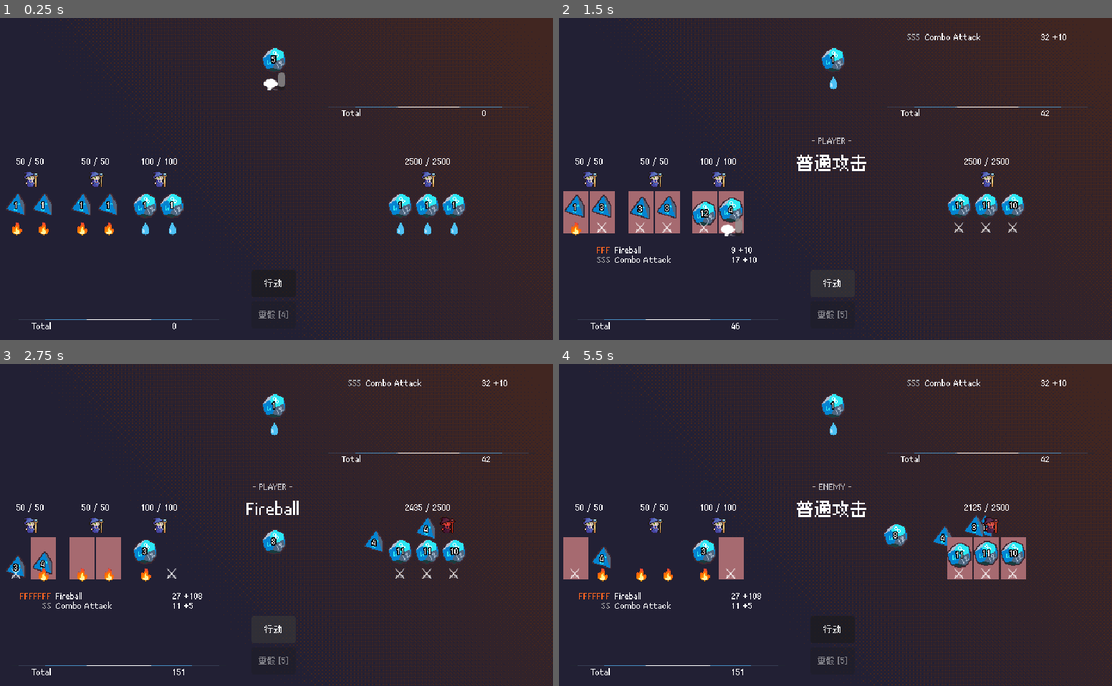
Above: before the commit, frames 1-4 (two rows, left to right).
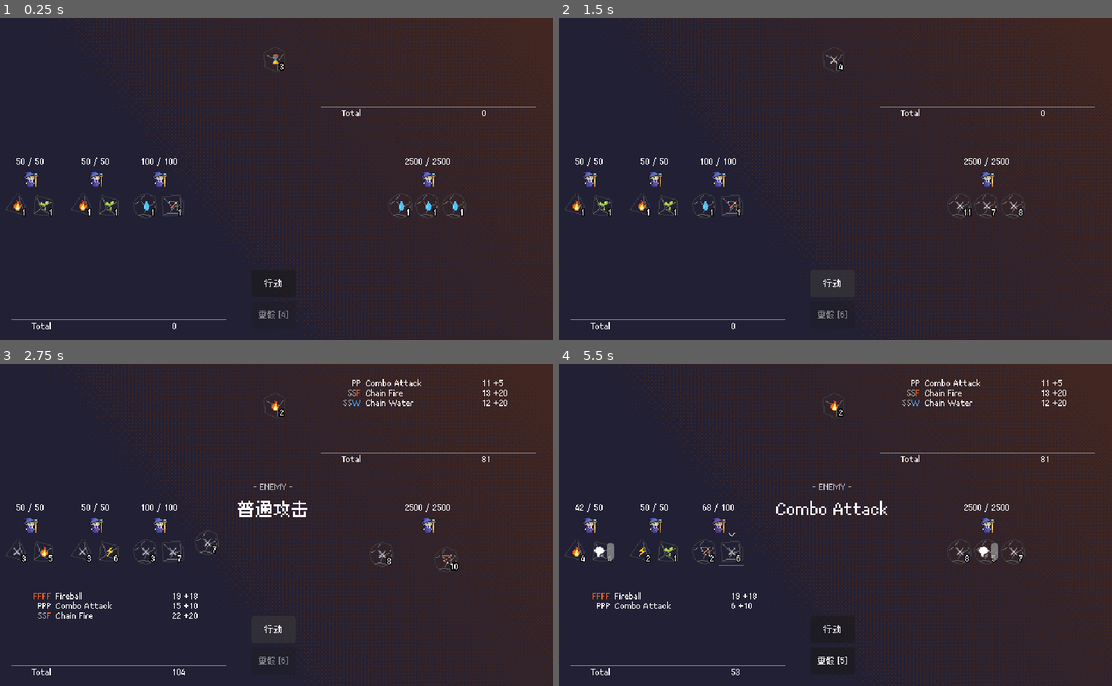
Above: after the commit, the same moments.

Repository: betairylia/DiceQuestPro
Game: Godot game, scene res://Prototyping/Prototype.tscn
Same seed, same stepped clock (60 frames per second), same inputs: the game is played once before the commit and once after it. The engine's default icon, where the game draws it, is replaced by a stand-in: a white triangle on a blue panel in a dark square.
Inputs (mouse positions are in pixels of both pictures, inside the frame that each line leads up to):
- Up to frame 1 (0.25 s): no input
- Up to frame 2 (1.5 s): click "行动" at 0.5 s; click "行动" at 1.25 s
- Up to frame 3 (2.75 s): click "行动" at 2 s
- Up to frame 4 (5.5 s): move the mouse to (719, 505) at 2.77 s; click (719, 505) at 2.92 s; move the mouse to (702, 557) at 3.52 s; click (702, 557) at 3.67 s; click (829, 660) at 4.25 s, where only the run after the commit has a clickable "重骰 [6]"; move the mouse to (730, 557) at 5.02 s; click (730, 557) at 5.17 s

The runs differ from the first frame. In frame 1, 2.7% of the frame differs, in the area x 1-97%, y 8-94%; in frame 2, 5.4%; in frame 3, 5.3%; in frame 4, 5.7%, in the area x 0-97%, y 4-97%.

Commit message:
Checkpoint before DiceData digits-to-methods refactor

Diff:
--- a/DataSheets/spells-Spells.csv
+++ b/DataSheets/spells-Spells.csv
@@ -1,10 +1,27 @@
 ,Pattern,DisplayName,Power,Logic,Anim
 ,,,,,
 ,,,,,
-Swords,⚔️⚔️,Combo Attack,5,front_single,
-Swords,⚔️⚔️⚔️,Combo Attack,10,front_single,
-Swords,⚔️⚔️⚔️⚔️,Combo Attack,15,front_single,
-Swords,⚔️⚔️⚔️⚔️⚔️,Combo Attack,20,front_single,
+Swords,⚪⚪,Combo Attack,5,front_single,
+Swords,⚪⚪⚪,Combo Attack,10,front_single,
+Swords,⚪⚪⚪⚪,Combo Attack,15,front_single,
+Swords,⚪⚪⚪⚪⚪,Combo Attack,20,front_single,
+,,,,,
+Bows,🏹🏹🏹,Rain of arrows,15,aoe_copy,
+,,,,,
+,,,,,
+,,,,,
+,,,,,
+,,,,,
+,,,,,
+,,,,,
+,,,,,
+,,,,,
+,,,,,
+,,,,,
+,,,,,
+,,,,,
+,,,,,
+Revive,👼👼,Revive,,caster_revive,
 ,,,,,
 ,FIRES,10,1.8,,
 Fires,🔥🔥🔥,Fireball,10,front_single,
@@ -20,9 +37,28 @@
 Waters,💧💧💧💧💧💧,Waterfall,18,aoe_copy,
 Waters,💧💧💧💧💧💧💧,Waterfall,27,aoe_copy,
 ,,,,,
+,THUNDERS,7,2.2,,
+Thunders,⚡⚡⚡,Thunder,7,front_single,
+Thunders,⚡⚡⚡⚡,Thunder,16,front_single,
+Thunders,⚡⚡⚡⚡⚡,Thunder,36,front_single,
+Thunders,⚡⚡⚡⚡⚡⚡,Thunder,80,front_single,
+Thunders,⚡⚡⚡⚡⚡⚡⚡,Thunder,176,front_single,
+,,,,,
+,NATURES,,,,
 ,,,,,
 ,,,,,
 ,,,,,
 ,,,,,
 ,,,,,
-Revive,👼👼,Revive,,caster_revive,
+,,,,,
+,WINDS,,,,
+,,,,,
+,,,,,
+,,,,,
+,,,,,
+,,,,,
+,,,,,
+,Physics Chain,,,,
+ChainFire,⚔️⚔️🔥,Chain Fire,20,front_single,
+ChainWater,⚔️⚔️💧,Chain Water,20,front_single,
+ChainWind,⚪⚪🌪,Chain Wind,20,front_single,
--- a/DataSheets/spells-Symbols.csv
+++ b/DataSheets/spells-Symbols.csv
@@ -1,8 +1,11 @@
 Symbol,Meaning
 ⚔️,S
+🏹,B
 🔥,F
 💧,W
 ⚡,T
 🌪,A
 🌱,N
 👼,R
+,
+⚪,P
--- a/Prototyping/Data/Fighter.tres
+++ b/Prototyping/Data/Fighter.tres
@@ -5,9 +5,16 @@
 [ext_resource type="Script" uid="uid://crdy3x714y4kr" path="res://Source/Core/Structs/mob_data.gd" id="2_b0ned"]
 [ext_resource type="Resource" uid="uid://c87emhw172smo" path="res://Prototyping/Data/ReviveD8.tres" id="3_75faw"]
 
+[sub_resource type="Resource" id="Resource_75faw"]
+script = ExtResource("1_vf382")
+type = 3
+digits = Array[int]([1, 2, 3, 4, 5, 6, 7, 8, 9, 10])
+elements = Array[int]([1, 0, 3, 1, 5, 0, 0, 1, 0, 0])
+metadata/_custom_type_script = "uid://dl5xgr47sh7i"
+
 [resource]
 script = ExtResource("2_b0ned")
 max_health = 100
-alive_dice = Array[ExtResource("1_vf382")]([ExtResource("2_75faw"), ExtResource("2_75faw")])
+alive_dice = Array[ExtResource("1_vf382")]([ExtResource("2_75faw"), SubResource("Resource_75faw")])
 dead_dice = Array[ExtResource("1_vf382")]([ExtResource("3_75faw")])
 metadata/_custom_type_script = "uid://crdy3x714y4kr"
--- a/Prototyping/Data/FighterD12.tres
+++ b/Prototyping/Data/FighterD12.tres
@@ -6,5 +6,5 @@
 script = ExtResource("1_jfumh")
 type = 4
 digits = Array[int]([1, 2, 3, 4, 5, 6, 7, 8, 9, 10, 11, 12])
-elements = Array[int]([2, 4, 1, 4, 4, 0, 0, 0, 5, 0, 0, 0])
+elements = Array[int]([3, 1, 0, 1, 5, 1, 0, 0, 5, 1, 0, 0])
 metadata/_custom_type_script = "uid://dl5xgr47sh7i"
--- a/Prototyping/Data/FireD4.tres
+++ b/Prototyping/Data/FireD4.tres
@@ -5,5 +5,5 @@
 [resource]
 script = ExtResource("1_0on2m")
 digits = Array[int]([1, 2, 3, 4])
-elements = Array[int]([1, 3, 0, 1])
+elements = Array[int]([2, 4, 0, 2])
 metadata/_custom_type_script = "uid://dl5xgr47sh7i"
--- a/Prototyping/Data/FireMage.tres
+++ b/Prototyping/Data/FireMage.tres
@@ -5,9 +5,16 @@
 [ext_resource type="Resource" uid="uid://c87emhw172smo" path="res://Prototyping/Data/ReviveD8.tres" id="3_02882"]
 [ext_resource type="Script" uid="uid://crdy3x714y4kr" path="res://Source/Core/Structs/mob_data.gd" id="3_g7cep"]
 
+[sub_resource type="Resource" id="Resource_02882"]
+script = ExtResource("1_dys4l")
+type = 2
+digits = Array[int]([1, 2, 3, 4, 5, 6, 7, 8])
+elements = Array[int]([6, 2, 4, 5, 2, 4, 6, 2])
+metadata/_custom_type_script = "uid://dl5xgr47sh7i"
+
 [resource]
 script = ExtResource("3_g7cep")
 max_health = 50
-alive_dice = Array[ExtResource("1_dys4l")]([ExtResource("2_g7cep"), ExtResource("2_g7cep")])
+alive_dice = Array[ExtResource("1_dys4l")]([ExtResource("2_g7cep"), SubResource("Resource_02882")])
 dead_dice = Array[ExtResource("1_dys4l")]([ExtResource("3_02882")])
 metadata/_custom_type_script = "uid://crdy3x714y4kr"
--- a/Prototyping/Data/ReviveD8.tres
+++ b/Prototyping/Data/ReviveD8.tres
@@ -6,5 +6,5 @@
 script = ExtResource("1_svkkd")
 type = 2
 digits = Array[int]([1, 2, 3, 4, 5, 6, 7, 8])
-elements = Array[int]([6, 5, 7, 6, 7, 6, 7, 7])
+elements = Array[int]([7, 6, 8, 7, 8, 7, 8, 8])
 metadata/_custom_type_script = "uid://dl5xgr47sh7i"
--- /dev/null
+++ b/Prototyping/Data/Spells/Bows.tres
@@ -0,0 +1,15 @@
+[gd_resource type="Resource" script_class="Spell" format=3 uid="uid://vik5t4y7lqdg"]
+
+[ext_resource type="Script" uid="uid://dk24x88oyla7f" path="res://Source/Core/Structs/spell_level.gd" id="1_yp2yk"]
+[ext_resource type="Script" uid="uid://u28a8vpslbd3" path="res://Source/Core/Structs/spell.gd" id="2_2w6r5"]
+
+[sub_resource type="Resource" id="Resource_cjfoi"]
+script = ExtResource("1_yp2yk")
+display_name = "Rain of arrows"
+pattern = "BBB"
+logic = "aoe_copy"
+power = 15
+
+[resource]
+script = ExtResource("2_2w6r5")
+levels = Array[ExtResource("1_yp2yk")]([SubResource("Resource_cjfoi")])
--- /dev/null
+++ b/Prototyping/Data/Spells/ChainFire.tres
@@ -0,0 +1,15 @@
+[gd_resource type="Resource" script_class="Spell" format=3 uid="uid://bq7e45ufbftrm"]
+
+[ext_resource type="Script" uid="uid://dk24x88oyla7f" path="res://Source/Core/Structs/spell_level.gd" id="1_j1ot2"]
+[ext_resource type="Script" uid="uid://u28a8vpslbd3" path="res://Source/Core/Structs/spell.gd" id="2_nkvj1"]
+
+[sub_resource type="Resource" id="Resource_m1d56"]
+script = ExtResource("1_j1ot2")
+display_name = "Chain Fire"
+pattern = "SSF"
+logic = "front_single"
+power = 20
+
+[resource]
+script = ExtResource("2_nkvj1")
+levels = Array[ExtResource("1_j1ot2")]([SubResource("Resource_m1d56")])
--- /dev/null
+++ b/Prototyping/Data/Spells/ChainWater.tres
@@ -0,0 +1,15 @@
+[gd_resource type="Resource" script_class="Spell" format=3 uid="uid://b5wg0xaohold2"]
+
+[ext_resource type="Script" uid="uid://dk24x88oyla7f" path="res://Source/Core/Structs/spell_level.gd" id="1_33amo"]
+[ext_resource type="Script" uid="uid://u28a8vpslbd3" path="res://Source/Core/Structs/spell.gd" id="2_mlwug"]
+
+[sub_resource type="Resource" id="Resource_2642h"]
+script = ExtResource("1_33amo")
+display_name = "Chain Water"
+pattern = "SSW"
+logic = "front_single"
+power = 20
+
+[resource]
+script = ExtResource("2_mlwug")
+levels = Array[ExtResource("1_33amo")]([SubResource("Resource_2642h")])
--- /dev/null
+++ b/Prototyping/Data/Spells/ChainWind.tres
@@ -0,0 +1,15 @@
+[gd_resource type="Resource" script_class="Spell" format=3 uid="uid://cyuo7midsopjl"]
+
+[ext_resource type="Script" uid="uid://dk24x88oyla7f" path="res://Source/Core/Structs/spell_level.gd" id="1_71alm"]
+[ext_resource type="Script" uid="uid://u28a8vpslbd3" path="res://Source/Core/Structs/spell.gd" id="2_e7cg8"]
+
+[sub_resource type="Resource" id="Resource_rpmoc"]
+script = ExtResource("1_71alm")
+display_name = "Chain Wind"
+pattern = "PPA"
+logic = "front_single"
+power = 20
+
+[resource]
+script = ExtResource("2_e7cg8")
+levels = Array[ExtResource("1_71alm")]([SubResource("Resource_rpmoc")])
--- a/Prototyping/Data/Spells/Swords.tres
+++ b/Prototyping/Data/Spells/Swords.tres
@@ -6,28 +6,28 @@
 [sub_resource type="Resource" id="Resource_mt16s"]
 script = ExtResource("1_mt16s")
 display_name = "Combo Attack"
-pattern = "SS"
+pattern = "PP"
 logic = "front_single"
 power = 5
 
 [sub_resource type="Resource" id="Resource_45am2"]
 script = ExtResource("1_mt16s")
 display_name = "Combo Attack"
-pattern = "SSS"
+pattern = "PPP"
 logic = "front_single"
 power = 10
 
 [sub_resource type="Resource" id="Resource_wwxqw"]
 script = ExtResource("1_mt16s")
 display_name = "Combo Attack"
-pattern = "SSSS"
+pattern = "PPPP"
 logic = "front_single"
 power = 15
 
 [sub_resource type="Resource" id="Resource_iy3u4"]
 script = ExtResource("1_mt16s")
 display_name = "Combo Attack"
-pattern = "SSSSS"
+pattern = "PPPPP"
 logic = "front_single"
 power = 20
 
--- /dev/null
+++ b/Prototyping/Data/Spells/Thunders.tres
@@ -0,0 +1,43 @@
+[gd_resource type="Resource" script_class="Spell" format=3 uid="uid://dmw18uk62kvgp"]
+
+[ext_resource type="Script" uid="uid://dk24x88oyla7f" path="res://Source/Core/Structs/spell_level.gd" id="1_6st4y"]
+[ext_resource type="Script" uid="uid://u28a8vpslbd3" path="res://Source/Core/Structs/spell.gd" id="2_imfqx"]
+
+[sub_resource type="Resource" id="Resource_7j3kj"]
+script = ExtResource("1_6st4y")
+display_name = "Thunder"
+pattern = "TTT"
+logic = "front_single"
+power = 7
+
+[sub_resource type="Resource" id="Resource_xanoy"]
+script = ExtResource("1_6st4y")
+display_name = "Thunder"
+pattern = "TTTT"
+logic = "front_single"
+power = 16
+
+[sub_resource type="Resource" id="Resource_4ram6"]
+script = ExtResource("1_6st4y")
+display_name = "Thunder"
+pattern = "TTTTT"
+logic = "front_single"
+power = 36
+
+[sub_resource type="Resource" id="Resource_m3saa"]
+script = ExtResource("1_6st4y")
+display_name = "Thunder"
+pattern = "TTTTTT"
+logic = "front_single"
+power = 80
+
+[sub_resource type="Resource" id="Resource_k2j6e"]
+script = ExtResource("1_6st4y")
+display_name = "Thunder"
+pattern = "TTTTTTT"
+logic = "front_single"
+power = 176
+
+[resource]
+script = ExtResource("2_imfqx")
+levels = Array[ExtResource("1_6st4y")]([SubResource("Resource_7j3kj"), SubResource("Resource_xanoy"), SubResource("Resource_4ram6"), SubResource("Resource_m3saa"), SubResource("Resource_k2j6e")])
--- a/Prototyping/HUD/SpellDetailView/spell_detail_view.tscn
+++ b/Prototyping/HUD/SpellDetailView/spell_detail_view.tscn
@@ -1,7 +1,7 @@
 [gd_scene format=3 uid="uid://bfpajtpvlppvn"]
 
 [ext_resource type="Script" uid="uid://d4ki7do34qkix" path="res://Prototyping/HUD/SpellDetailView/spells_detail.gd" id="1_5ly4u"]
-[ext_resource type="Texture2D" uid="uid://hwo3x6y2ja6l" path="res://icon.svg" id="3_ssxx2"]
+[ext_resource type="Texture2D" uid="uid://c2jcx8xkr86py" path="res://Prototyping/Sprites/grey.png" id="2_0dkws"]
 [ext_resource type="Theme" uid="uid://d3y5mqejxm5rd" path="res://Prototyping/HUD/pixelated.tres" id="4_k7lpr"]
 
 [node name="Spells" type="VBoxContainer" unique_id=57188499]
@@ -22,7 +22,7 @@
 [node name="HLine" type="TextureRect" parent="." unique_id=1712378528]
 custom_minimum_size = Vector2(0, 1)
 layout_mode = 2
-texture = ExtResource("3_ssxx2")
+texture = ExtResource("2_0dkws")
 expand_mode = 1
 
 [node name="TotalStats" type="HBoxContainer" parent="." unique_id=1762012260]
--- a/Prototyping/HUD/SpellDetailView/spells_detail.gd
+++ b/Prototyping/HUD/SpellDetailView/spells_detail.gd
@@ -5,6 +5,7 @@
 
 const ELEMENT_COLORS = {
 	Consts.Elements.Sword:   Color(0.67, 0.67, 0.67),
+	Consts.Elements.Bow:     Color(0.67, 0.67, 0.67),
 	Consts.Elements.Fire:    Color(1.0,  0.40, 0.13),
 	Consts.Elements.Water:   Color(0.27, 0.67, 1.0),
 	Consts.Elements.Thunder: Color(1.0,  0.87, 0.0),
--- a/Prototyping/Nodes/RollableDice.tscn
+++ b/Prototyping/Nodes/RollableDice.tscn
@@ -1,8 +1,8 @@
 [gd_scene format=3 uid="uid://ctf70ay22bp3p"]
 
 [ext_resource type="Texture2D" uid="uid://cs1intrl81u55" path="res://Prototyping/Sprites/dice_backgrounds.png" id="2_1pxh3"]
-[ext_resource type="Texture2D" uid="uid://ccp4u2yrj8tva" path="res://Prototyping/Sprites/dice icons.png" id="2_e4hxf"]
 [ext_resource type="Script" uid="uid://bp62ge3uuwy5t" path="res://Prototyping/Sprites/dice_icon.gd" id="2_ru1na"]
+[ext_resource type="Texture2D" uid="uid://dorag38n23w6p" path="res://Prototyping/Sprites/dice_icons_silhouette.png" id="3_1pxh3"]
 [ext_resource type="Script" uid="uid://djw0vfjdnkemn" path="res://Prototyping/Nodes/rollable_dice.gd" id="3_rollable"]
 [ext_resource type="Theme" uid="uid://cgvt6jxr2t5d6" path="res://Prototyping/HUD/pixelated_outline.tres" id="4_ru1na"]
 
@@ -26,28 +26,29 @@
 frame = 1
 
 [node name="DiceIcon" type="Sprite2D" parent="." unique_id=1342336529]
-texture = ExtResource("2_e4hxf")
+texture = ExtResource("3_1pxh3")
 hframes = 6
 script = ExtResource("2_ru1na")
 
 [node name="Number" type="RichTextLabel" parent="DiceIcon" unique_id=124259059]
-offset_left = -6.0
-offset_top = -5.0
-offset_right = 6.0
-offset_bottom = 5.0
+offset_left = 3.0
+offset_top = 3.0
+offset_right = 15.0
+offset_bottom = 13.0
 mouse_filter = 2
 theme = ExtResource("4_ru1na")
 text = "12"
 horizontal_alignment = 1
 
-[node name="Element" type="RichTextLabel" parent="." unique_id=1825869399]
-offset_left = -12.0
-offset_top = 14.0
-offset_right = 12.0
-offset_bottom = 34.0
+[node name="Element" type="RichTextLabel" parent="DiceIcon" unique_id=1825869399]
+offset_left = -11.0
+offset_top = -10.0
+offset_right = 13.0
+offset_bottom = 10.0
 mouse_filter = 2
+theme_override_font_sizes/normal_font_size = 12
 text = "🔥"
 horizontal_alignment = 1
-vertical_alignment = 2
+vertical_alignment = 1
 
 [connection signal="input_event" from="Area2D" to="." method="_on_area_2d_input_event"]
--- a/Prototyping/Nodes/rollable_dice.gd
+++ b/Prototyping/Nodes/rollable_dice.gd
@@ -7,7 +7,7 @@
 
 @onready var dice_icon: DiceIcon = $DiceIcon
 @onready var number_label: RichTextLabel = $DiceIcon/Number
-@onready var element_label: RichTextLabel = $Element
+@onready var element_label: RichTextLabel = $DiceIcon/Element
 @onready var background: Sprite2D = $Background
 
 enum DiceCombatState{
@@ -24,8 +24,8 @@
 
 # Animation config
 const ANIM_STEPS := 14          # total frames of cycling
-const ANIM_INTERVAL_START := 0.01  # fast (seconds per step)
-const ANIM_INTERVAL_END   := 0.03  # slow (deceleration)
+const ANIM_INTERVAL_START := 0.03  # fast (seconds per step)
+const ANIM_INTERVAL_END   := 0.07  # slow (deceleration)
 
 
 # func _ready():
@@ -145,11 +145,11 @@
 	var t = create_tween()
 	var current_pos = dice_icon.global_position
 	t.tween_property(dice_icon, "global_position", current_pos + Vector2.DOWN * 10.0, 0.2 + delay).set_ease(Tween.EASE_OUT)
-	t.tween_property(dice_icon, "global_position", target_pos_global, 0.12).set_ease(Tween.EASE_IN)
+	t.tween_property(dice_icon, "global_position", target_pos_global, 0.6).set_trans(Tween.TRANS_CUBIC).set_ease(Tween.EASE_IN)
 	t.tween_callback(
 		_attack.bind(available_targets, target)
 	)
-	t.tween_property(dice_icon, "global_position", current_pos, 0.25).set_ease(Tween.EASE_OUT).set_delay(0.05)
+	t.tween_property(dice_icon, "global_position", current_pos, 0.4).set_ease(Tween.EASE_OUT).set_delay(0.05)
 
 	await t.finished
 
--- a/Prototyping/Prototype.tscn
+++ b/Prototyping/Prototype.tscn
@@ -13,15 +13,27 @@
 [ext_resource type="Resource" uid="uid://cp5gsv08y8kwc" path="res://Prototyping/Data/Spells/Waters.tres" id="5_lo0wb"]
 [ext_resource type="Resource" uid="uid://b2v05vpquvpqq" path="res://Prototyping/Data/Spells/Revive.tres" id="6_lo0wb"]
 [ext_resource type="Resource" uid="uid://c6gmc83nv8kky" path="res://Prototyping/Data/TestEnemy.tres" id="7_epufo"]
-[ext_resource type="Resource" uid="uid://eopw8wt81j8x" path="res://Prototyping/Data/FighterD12.tres" id="9_fycvh"]
+[ext_resource type="Resource" uid="uid://vik5t4y7lqdg" path="res://Prototyping/Data/Spells/Bows.tres" id="7_icd36"]
+[ext_resource type="Resource" uid="uid://bq7e45ufbftrm" path="res://Prototyping/Data/Spells/ChainFire.tres" id="8_w0thr"]
+[ext_resource type="Resource" uid="uid://b5wg0xaohold2" path="res://Prototyping/Data/Spells/ChainWater.tres" id="9_mpsw7"]
+[ext_resource type="Resource" uid="uid://cyuo7midsopjl" path="res://Prototyping/Data/Spells/ChainWind.tres" id="10_wm1of"]
+[ext_resource type="Resource" uid="uid://dmw18uk62kvgp" path="res://Prototyping/Data/Spells/Thunders.tres" id="11_4n6si"]
 [ext_resource type="PackedScene" uid="uid://ctf70ay22bp3p" path="res://Prototyping/Nodes/RollableDice.tscn" id="12_fro8r"]
+[ext_resource type="Script" uid="uid://dl5xgr47sh7i" path="res://Source/Core/Structs/dice_data.gd" id="16_icd36"]
+
+[sub_resource type="Resource" id="Resource_w0thr"]
+script = ExtResource("16_icd36")
+type = 1
+digits = Array[int]([1, 2, 3, 4, 5, 6])
+elements = Array[int]([7, 2, 7, 0, 7, 6])
+metadata/_custom_type_script = "uid://dl5xgr47sh7i"
 
 [node name="Prototype" type="Node" unique_id=894070372]
 script = ExtResource("1_c6oeu")
-spells = Array[ExtResource("2_5couh")]([ExtResource("3_fro8r"), ExtResource("4_tq74n"), ExtResource("5_lo0wb"), ExtResource("6_lo0wb")])
+spells = Array[ExtResource("2_5couh")]([ExtResource("3_fro8r"), ExtResource("4_tq74n"), ExtResource("5_lo0wb"), ExtResource("6_lo0wb"), ExtResource("7_icd36"), ExtResource("8_w0thr"), ExtResource("9_mpsw7"), ExtResource("10_wm1of"), ExtResource("11_4n6si")])
 playersData = Array[ExtResource("2_544xo")]([ExtResource("3_5couh"), ExtResource("3_eo8vy"), ExtResource("3_eo8vy")])
 enemiesData = Array[ExtResource("2_544xo")]([ExtResource("7_epufo")])
-envDie = ExtResource("9_fycvh")
+envDie = SubResource("Resource_w0thr")
 
 [node name="Background" type="Sprite2D" parent="." unique_id=270487990]
 position = Vector2(320, 180)
--- a/Source/Core/consts.gd
+++ b/Source/Core/consts.gd
@@ -11,6 +11,7 @@
 
 enum Elements {
 	Sword,
+	Bow,
 	Fire,
 	Water,
 	Thunder,
@@ -28,6 +29,7 @@
 
 const SYMBOLS = {
 	Elements.Sword: "⚔️",
+	Elements.Bow: "🏹",
 	Elements.Fire: "🔥",
 	Elements.Water: "💧",
 	Elements.Thunder: "⚡",
@@ -39,6 +41,7 @@
 
 const SHORTHANDS = {
 	Elements.Sword:   "S",
+	Elements.Bow:	  "B",
 	Elements.Fire:    "F",
 	Elements.Water:   "W",
 	Elements.Thunder: "T",
@@ -47,3 +50,10 @@
 	Elements.Idle:    "_",
 	Elements.Revive:  "R",
 }
+
+# Category shorthands — each maps to multiple elements it accepts.
+# A category char in a pattern means "any element from this list".
+const CATEGORIES = {
+	"P": [Elements.Sword, Elements.Bow],  # Physical — add Bow etc. later
+	"M": [Elements.Fire, Elements.Water, Elements.Thunder, Elements.Wind, Elements.Nature],  # Magical
+}
--- a/Source/Core/dice_matcher.gd
+++ b/Source/Core/dice_matcher.gd
@@ -2,22 +2,39 @@
 class_name DiceMatcher
 
 
-# Parse "FFFSS" → {Elements.Fire: 3, Elements.Sword: 2}
-static func parse_pattern(s: String) -> Dictionary:
-	# Build reverse map: char → Elements value
-	var char_to_elem := {}
+# Requirement: { accepts: Array[Elements], count: int }
+# A concrete element like "S" → accepts = [Sword], count = N
+# A category like "P"      → accepts = [Sword, Bow, ...], count = N
+
+# Parse "FFFPP" → Array of requirements, e.g.:
+#   [{ accepts: [Fire], count: 3 }, { accepts: [Sword, ...], count: 2 }]
+# Sorted narrowest-first so specific slots consume tokens before broad categories.
+static func parse_pattern(s: String) -> Array:
+	# Build reverse map: char → [Elements] (single-element array)
+	var char_to_accepts := {}
 	for elem in Consts.SHORTHANDS:
-		char_to_elem[Consts.SHORTHANDS[elem]] = elem
+		char_to_accepts[Consts.SHORTHANDS[elem]] = [elem]
+	# Add category chars
+	for cat_char in Consts.CATEGORIES:
+		char_to_accepts[cat_char] = Consts.CATEGORIES[cat_char]
 
-	var req := {}
+	# Count occurrences per unique char
+	var counts := {}
 	for i in s.length():
 		var c := s[i]
-		if not char_to_elem.has(c):
+		if not char_to_accepts.has(c):
 			push_error("DiceMatcher.parse_pattern: unknown shorthand '%s'" % c)
 			continue
-		var elem: int = char_to_elem[c]
-		req[elem] = req.get(elem, 0) + 1
-	return req
+		counts[c] = counts.get(c, 0) + 1
+
+	# Build requirement array
+	var reqs: Array = []
+	for c in counts:
+		reqs.append({ "accepts": char_to_accepts[c], "count": counts[c] })
+
+	# Sort narrowest-first (fewer accepts = more specific = matched first)
+	reqs.sort_custom(func(a, b): return a["accepts"].size() < b["accepts"].size())
+	return reqs
 
 
 # Build token pool. Each normal die → 1 token; each extreme die → 2 tokens.
@@ -32,13 +49,19 @@
 	return pool
 
 
-# Try to satisfy requirements from pool. Returns Array[DiceResult] (tokens' .die) or null.
-static func _try_match(pool: Array, req: Dictionary) -> Array:
+# Try to satisfy requirements from pool. Consumes tokens across requirements.
+# Returns Array[DiceResult] on success, [] on failure.
+static func _try_match(pool: Array, reqs: Array) -> Array:
+	var remaining := pool.duplicate()
 	var selected: Array[DiceResult] = []
-	for elem in req:
-		var count: int = req[elem]
-		# Filter tokens matching this element
-		var candidates: Array = pool.filter(func(t): return t["element"] == elem)
+
+	for req in reqs:
+		var accepts: Array = req["accepts"]
+		var count: int = req["count"]
+		# Filter tokens whose element is in accepts
+		var candidates: Array = remaining.filter(
+			func(t): return accepts.has(t["element"])
+		)
 		# Sort: digit DESC, then idx ASC (deterministic tiebreaker)
 		candidates.sort_custom(func(a, b):
 			if a["digit"] != b["digit"]:
@@ -46,10 +69,19 @@
 			return a["idx"] < b["idx"]
 		)
 		if candidates.size() < count:
-			return []  # not enough — signal failure via empty + separate flag
+			return []
 		for j in count:
 			selected.append(candidates[j]["die"])
+			remaining.erase(candidates[j])
 	return selected
+
+
+# Total token count needed across all requirements.
+static func _total_needed(reqs: Array) -> int:
+	var n := 0
+	for req in reqs:
+		n += req["count"]
+	return n
 
 
 # Match one spell at the highest achievable level; returns MatchedSpell or null.
@@ -57,14 +89,9 @@
 	var pool := _build_token_pool(results)
 	# Iterate levels from highest to lowest
 	for level in range(spell.levels.size() - 1, -1, -1):
-		var req := parse_pattern(spell.levels[level].pattern)
-		var matched := _try_match(pool, req)
-		# _try_match returns [] on failure; null would be ideal but GDScript arrays
-		# can't distinguish empty-success from failure here, so we use req total count.
-		var needed := 0
-		for elem in req:
-			needed += req[elem]
-		if matched.size() == needed:
+		var reqs := parse_pattern(spell.levels[level].pattern)
+		var matched := _try_match(pool, reqs)
+		if matched.size() == _total_needed(reqs):
 			var ms := MatchedSpell.new()
 			ms.spell = spell
 			ms.level = level
--- a/Source/Core/targeting.gd
+++ b/Source/Core/targeting.gd
@@ -19,6 +19,10 @@
 			if alive.is_empty():
 				return null
 			return alive[0]
+		Consts.Elements.Bow:
+			if alive.is_empty():
+				return null
+			return alive[-1]
 		_:  # Fire, Water, Thunder, Wind, Nature, Revive — random alive target
 			if alive.is_empty():
 				return null
Binary file changed: Prototyping/Sprites/dice_backgrounds.png
Binary file added: Prototyping/Sprites/dice_icons_silhouette.png
Not shown, added: Prototyping/Sprites/dice_icons_silhouette.png.import
Binary file added: Prototyping/Sprites/grey.png
Not shown, added: Prototyping/Sprites/grey.png.import
Binary file added: Prototyping/Sprites/white.png
Not shown, added: Prototyping/Sprites/white.png.import
Not shown, changed: DataSheets/Spells.fods
